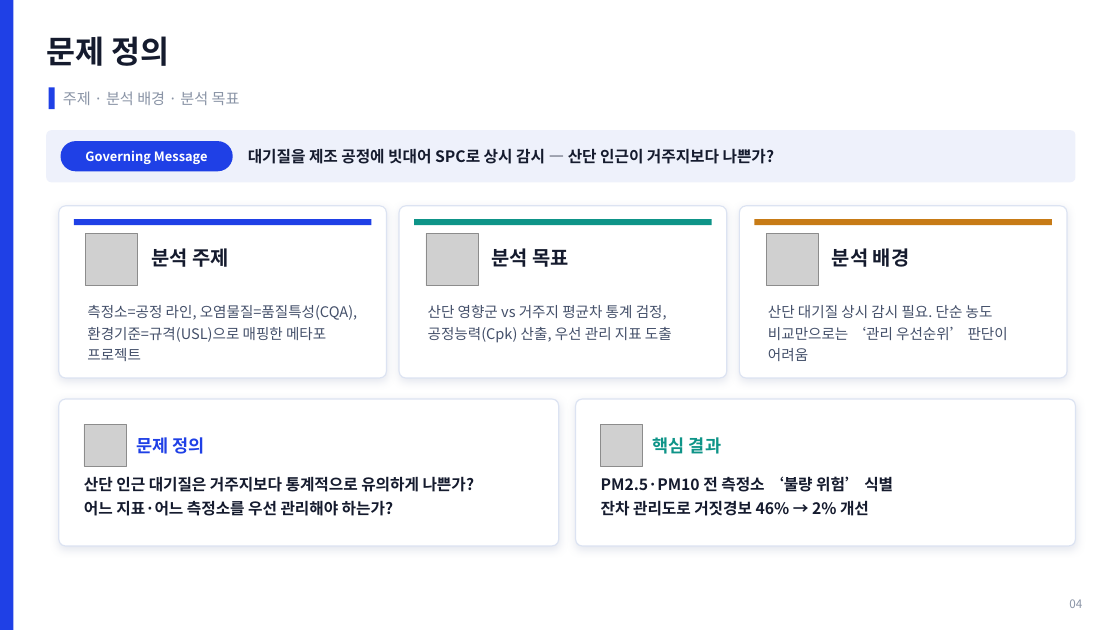
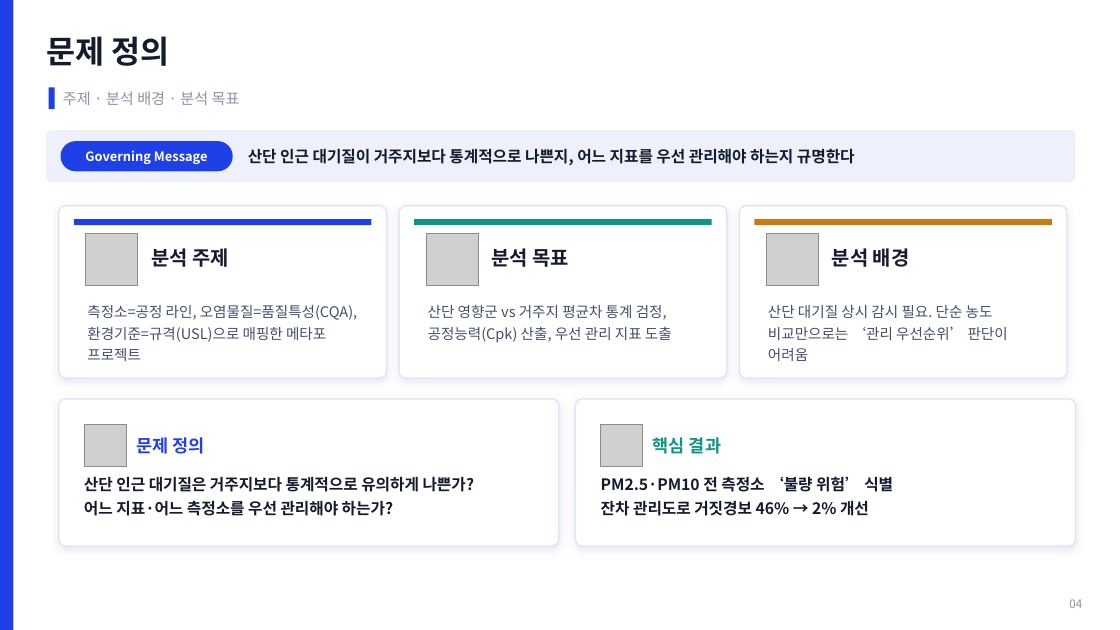
Before and after one commit to robinho0329/chungbuk-air-quality-monitor, a slide deck: slide 4 of reports/portfolio/포트폴리오_충북대기질_SPC.pptx. Drawn at 1120x630 pixels with LibreOffice and Linux fonts; fonts in the diff are those of the drawing; grey boxes stand for pictures. Boxes give left, top, right and bottom in pixels: in the first picture for what was removed or moved away, otherwise in the second. Text is boxed around its words. In the diff, an @@ line names an element or a change of style, - is before the commit and + after.

```diff
--- a/reports/portfolio/포트폴리오_충북대기질_SPC.pptx
+++ b/reports/portfolio/포트폴리오_충북대기질_SPC.pptx
@@ text at [248,148,855,165]: text changed @@
-대기질을 제조 공정에 빗대어 SPC로 상시 감시 — 산단 인근이 거주지보다 나쁜가?
+산단 인근 대기질이 거주지보다 통계적으로 나쁜지, 어느 지표를 우선 관리해야 하는지 규명한다
```
Also in this commit, not shown: 10 other slides changed, 1 slide added, 2 other files.
